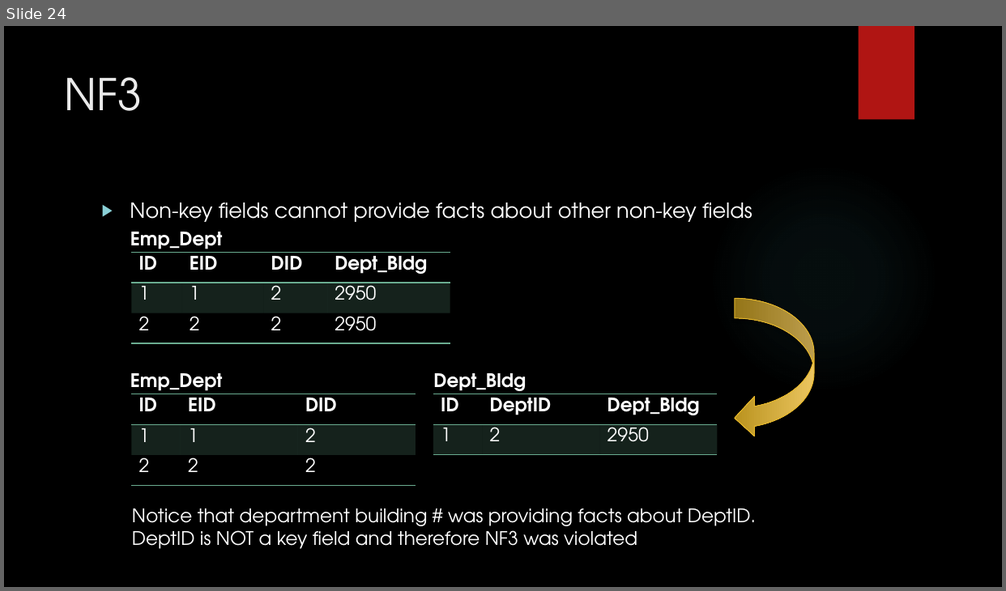
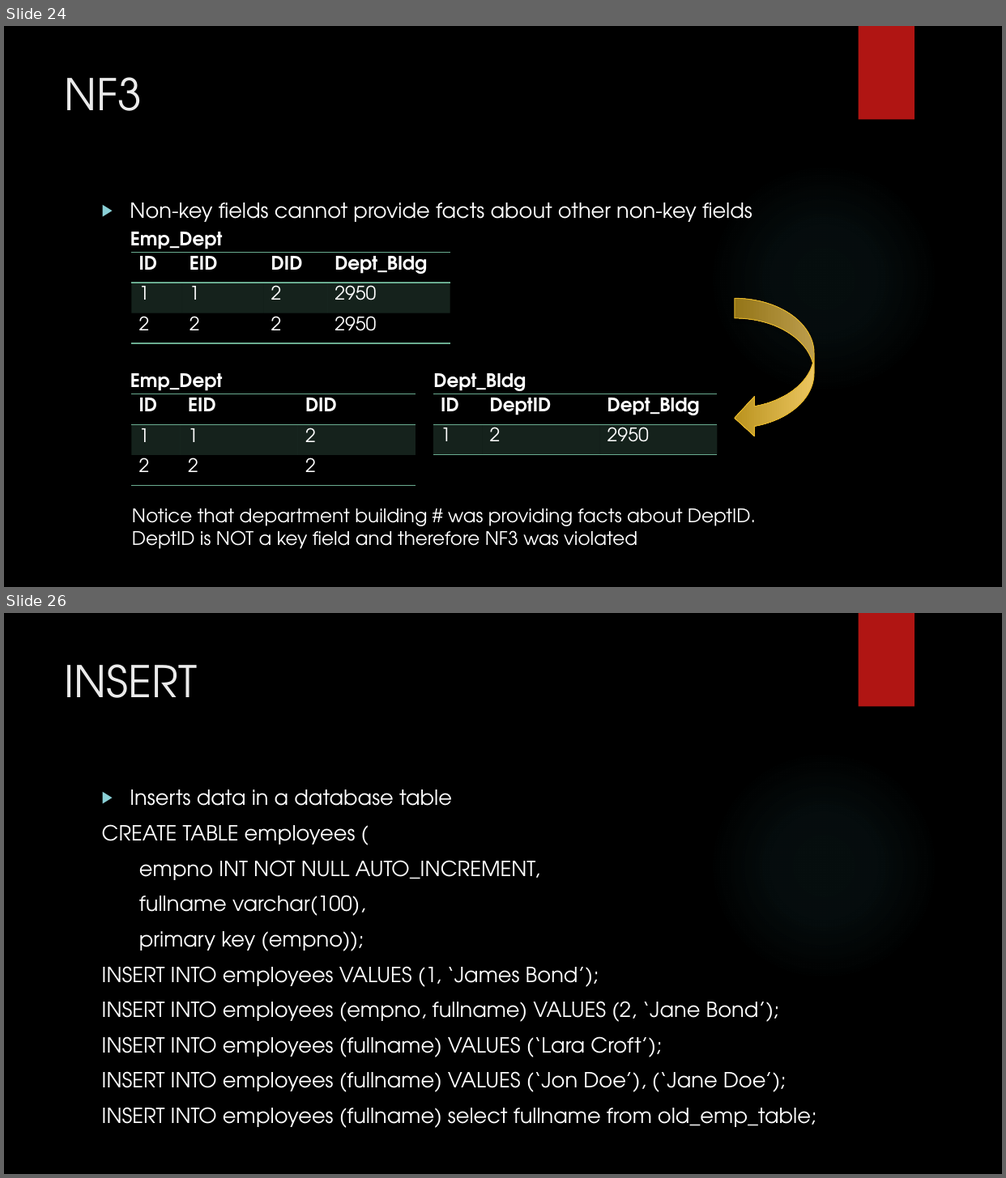
Before and after one commit to zedfoxus/database-bootcamp, a slide deck: Presentation/Database-Bootcamp-Presentation.pptx. Shown one above the other, each under a label of ours: slide 24 before the commit, slides 24 and 26 after it; the slides between them are not shown. The pictures are 1006x591 and 1006x1178 pixels, drawn with LibreOffice and Linux fonts; fonts in the diff are those of the drawing; background and template pictures are left out. Boxes give left, top, right and bottom in pixels: in the first picture for what was removed or moved away, otherwise in the second. Text is boxed around its words. In the diff, an @@ line names an element or a change of style, - is before the commit and + after.

```diff
--- a/Presentation/Database-Bootcamp-Presentation.pptx
+++ b/Presentation/Database-Bootcamp-Presentation.pptx
@@ slide 26 added at (4,613,1002,1174), background picture (left out); not listed: 2 template elements that a slide beside it also shows @@
@@ title added at (65,664,197,698), 42 pt, text #EBEBEB @@
+INSERT
@@ text added at (102,790,816,1128), 20 pt, text #FFFFFF @@
+▶ Inserts data in a database table
+CREATE TABLE employees (
+empno INT NOT NULL AUTO_INCREMENT,
+fullname varchar(100),
+primary key (empno));
+INSERT INTO employees VALUES (1, ‘James Bond’);
+INSERT INTO employees (empno, fullname) VALUES (2, ‘Jane Bond’);
+INSERT INTO employees (fullname) VALUES (‘Lara Croft’);
+INSERT INTO employees (fullname) VALUES (‘Jon Doe’), (‘Jane Doe’);
+INSERT INTO employees (fullname) select fullname from old_emp_table;
```
Also in this commit, not shown: 8 other slides added.
